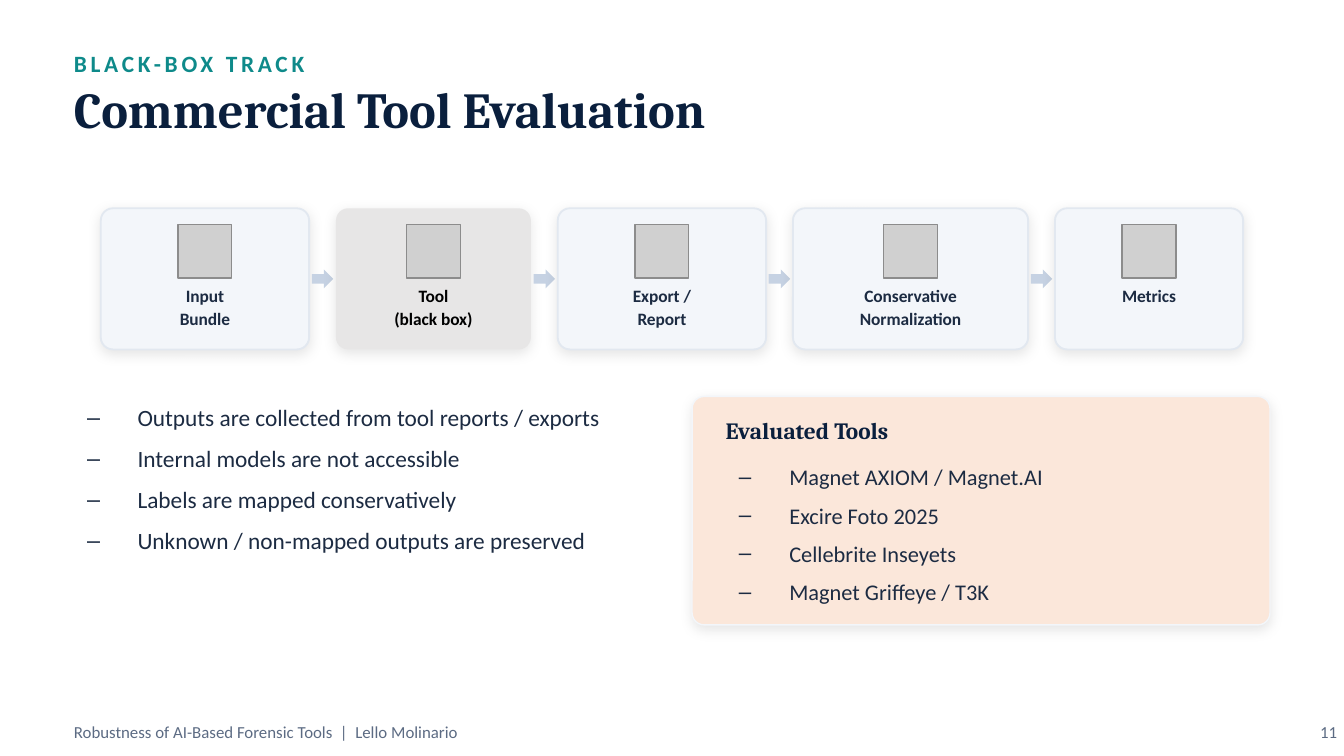
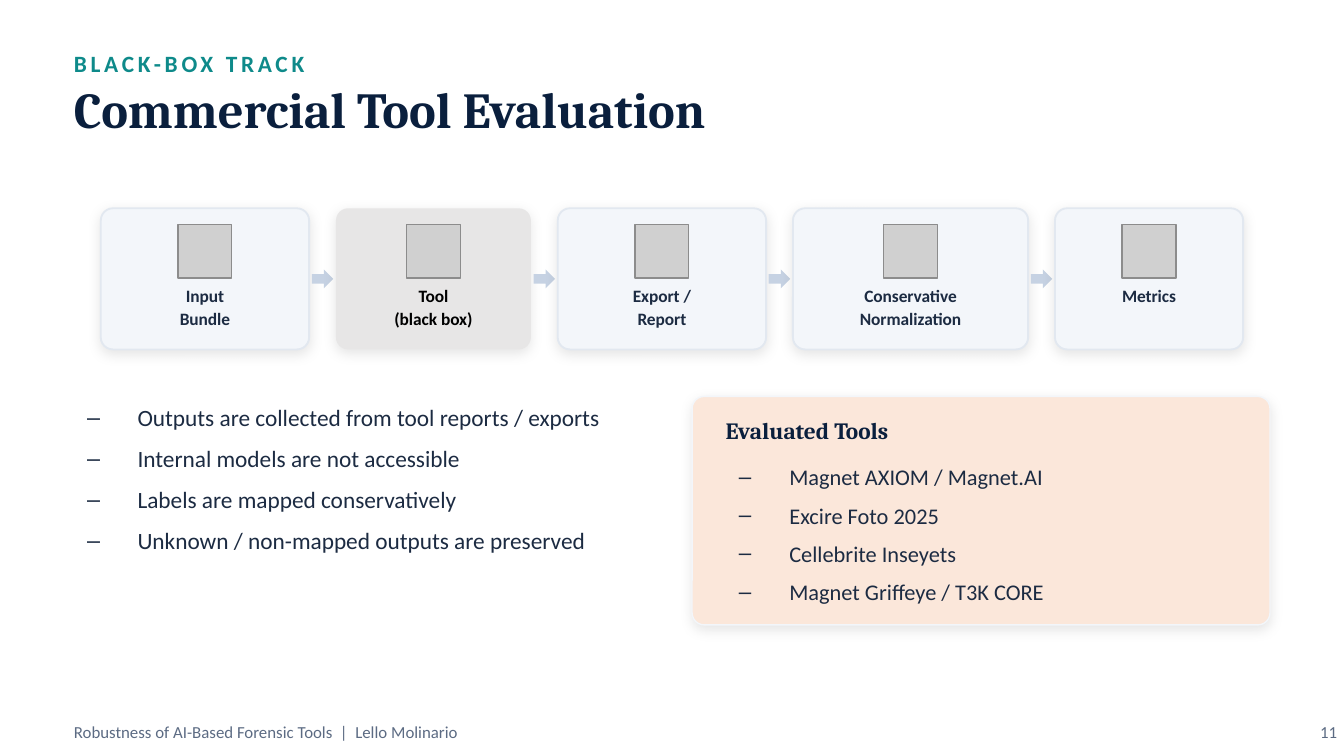
Before and after one commit to lmolinario/msc-thesis-ai-robustness-in-digital-forensics, a slide deck: slide 11 of docs/slides/Molinario_Thesis_Defense.pptx. Drawn at 1344x756 pixels with LibreOffice and Linux fonts; fonts in the diff are those of the drawing; grey boxes stand for pictures. Boxes give left, top, right and bottom in pixels: in the first picture for what was removed or moved away, otherwise in the second. Text is boxed around its words. In the diff, an @@ line names an element or a change of style, - is before the commit and + after.

```diff
--- a/docs/slides/Molinario_Thesis_Defense.pptx
+++ b/docs/slides/Molinario_Thesis_Defense.pptx
@@ text at (x1=789, y1=584, x2=1044, y2=604): text changed @@
-– Magnet Griffeye / T3K
+– Magnet Griffeye / T3K CORE
```
Also in this commit, not shown: 4 other slides changed.
